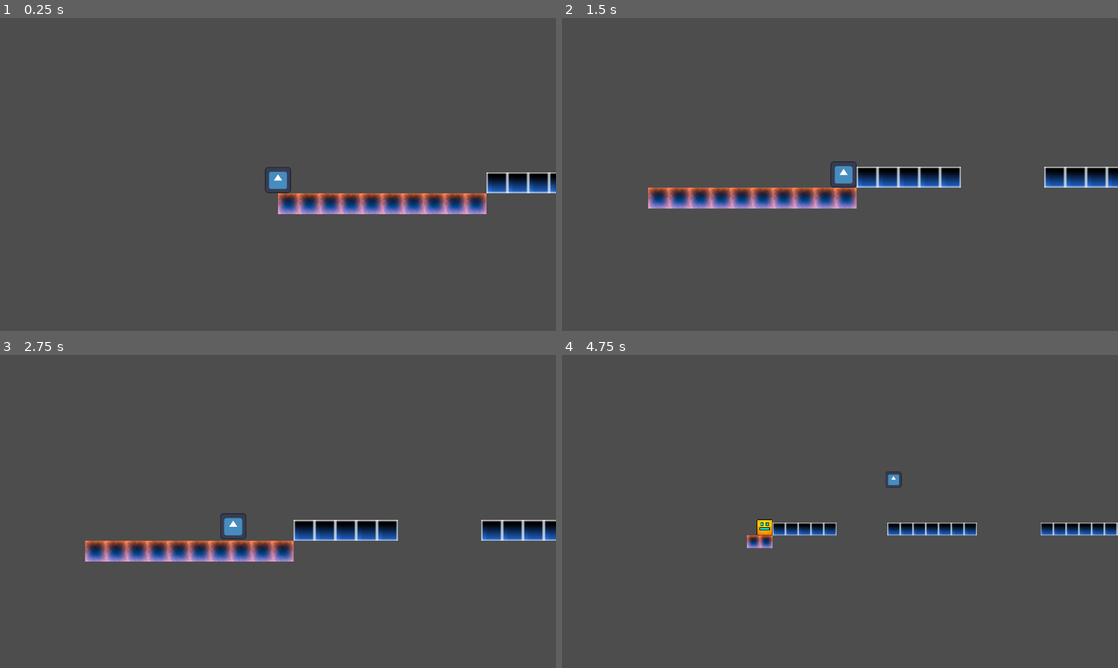
Above: before the commit, frames 1-4 (two rows, left to right).
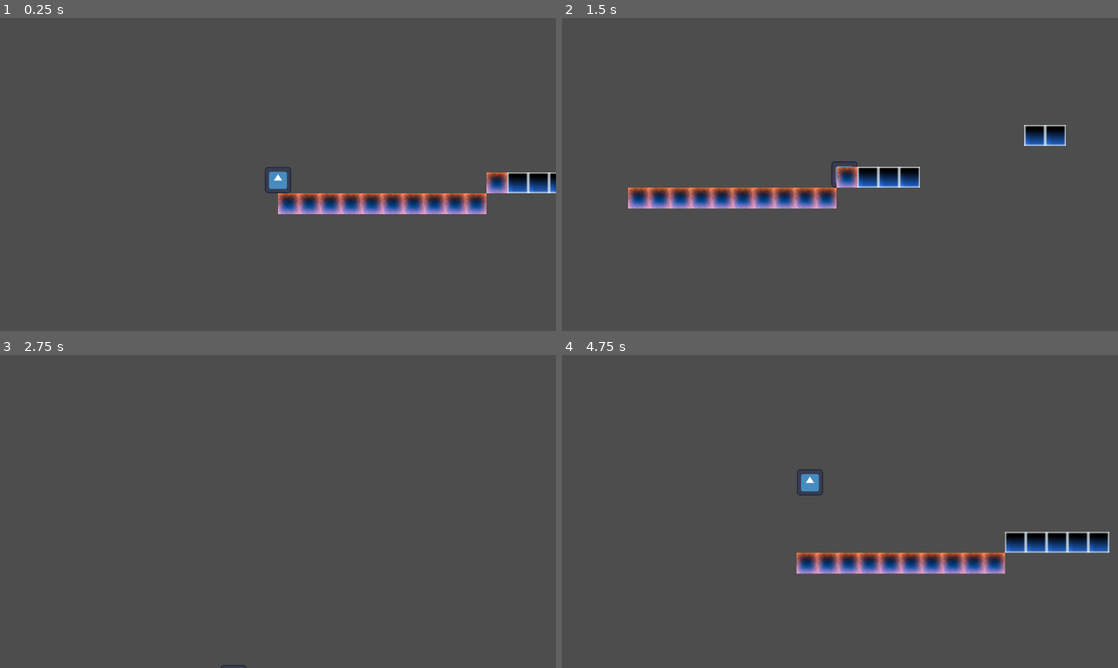
Above: after the commit, the same moments.

Repository: logan03109/second-jame-gam
Game: Godot game, scene res://scenes/Main.tscn
Same seed, same stepped clock (60 frames per second), same inputs: the game is played once before the commit and once after it. The engine's default icon, where the game draws it, is replaced by a stand-in: a white triangle on a blue panel in a dark square.
Inputs:
- Up to frame 1 (0.25 s): no input
- Up to frame 2 (1.5 s): hold D (p1_right) from 0.53 s (still down); tap F (p1_dash) at 0.6 s; tap W (p1_jump) at 0.77 s; tap / (p2_dash) at 1.35 s
- Up to frame 3 (2.75 s): tap W (p1_jump) at 1.52 s; release D (p1_right) at 2.03 s; hold A (p1_left) from 2.03 s (still down); tap Down (p2_down) at 2.1 s
- Up to frame 4 (4.75 s): release A (p1_left) at 2.78 s; hold D (p1_right) 2.78-4.28 s; tap L (p2_join) at 2.85 s; tap W (p1_jump) at 3.02, 3.77, 4.52 s; tap Left (p2_left) at 3.6 s; hold A (p1_left) from 4.28 s (still down); tap Right (p2_right) at 4.35 s

The runs differ from the first frame. In frame 1, 0.2% of the frame differs, in the area x 87-92%, y 49-56%; in frame 2, 3.1%; in frame 3, 4.8%; in frame 4, 6.1%, in the area x 33-100%, y 36-70%.

Commit message:
Add Chunk 4

Diff:
--- a/scenes/Main.tscn
+++ b/scenes/Main.tscn
@@ -2,15 +2,15 @@
 
 [ext_resource type="PackedScene" uid="uid://b03fh2hf2r74d" path="res://scenes/Player_1.tscn" id="1_elqb8"]
 [ext_resource type="Script" uid="uid://dk43w7nwvq0r7" path="res://scripts/main.gd" id="1_rvslj"]
-[ext_resource type="PackedScene" uid="uid://cmxphmyhw0cgv" path="res://scenes/chunk_1.tscn" id="2_rarhs"]
 [ext_resource type="PackedScene" uid="uid://j1etn6qdep6" path="res://scenes/chunk_2.tscn" id="3_c01mt"]
 [ext_resource type="PackedScene" uid="uid://b17if56muo26m" path="res://scenes/safe_chunk.tscn" id="3_vcsgt"]
 [ext_resource type="PackedScene" uid="uid://buevcx4p2sfko" path="res://scenes/chunk_3.tscn" id="4_nxtc6"]
+[ext_resource type="PackedScene" uid="uid://d1oj06hdu16jv" path="res://scenes/chunk_4.tscn" id="5_jlsqs"]
 [ext_resource type="PackedScene" uid="uid://doj1lafa43rle" path="res://scenes/Player_2.tscn" id="5_vcsgt"]
 
 [node name="Node2D" type="Node2D" unique_id=1314541290]
 script = ExtResource("1_rvslj")
-chunk_scenes = Array[PackedScene]([ExtResource("2_rarhs"), ExtResource("3_c01mt"), ExtResource("4_nxtc6")])
+chunk_scenes = Array[PackedScene]([ExtResource("5_jlsqs"), ExtResource("3_c01mt"), ExtResource("4_nxtc6"), ExtResource("5_jlsqs")])
 start_chunk = ExtResource("3_vcsgt")
 
 [node name="GameCamera" type="Camera2D" parent="." unique_id=982389235]
--- a/scenes/chunk_3.tscn
+++ b/scenes/chunk_3.tscn
@@ -26,7 +26,7 @@
 [node name="TileMap" type="TileMap" parent="." unique_id=1182193466]
 tile_set = SubResource("TileSet_h4vka")
 format = 2
-layer_0/tile_data = PackedInt32Array(-65481, 0, 0, -65480, 0 …(295 unchanged characters)… 522, 0, 0, -65521, 0, 0, -65520, 0, 0, -327669, 0, 0, -327668, 0, 0, -196589, 0, 0, -196588, 0, 0, -196587, 0, 0, -65512, 0, 0, -65511, 0, 0, -65510, 0, 0, -65509, 0, 0, 65566, 0, 0, 65567, 0, 0, 65568, 0, 0, 33, 0, 0, 34, 0, 0, -65498, 0, 0, -65497, 0, 0, 65579, 0, 0, 65580, 0, 0, -65488, 0, 0, -65487, 0, 0)
+layer_0/tile_data = PackedInt32Array(-65481, 0, 0, -65480, 0 …(295 unchanged characters)… 522, 0, 0, -65521, 0, 0, -65520, 0, 0, -196589, 0, 0, -196588, 0, 0, -196587, 0, 0, -65512, 0, 0, -65511, 0, 0, -65510, 0, 0, -65509, 0, 0, 65566, 0, 0, 65567, 0, 0, 65568, 0, 0, 33, 0, 0, 34, 0, 0, -65498, 0, 0, -65497, 0, 0, 65579, 0, 0, 65580, 0, 0, -65488, 0, 0, -65487, 0, 0, -262134, 0, 0, -327669, 0, 0, -393204, 0, 0, -458736, 0, 0, -524271, 0, 0, -524270, 0, 0, -524266, 0, 0, -524265, 0, 0, -524264, 0, 0, 65581, 0, 0, -65486, 0, 0)
 
 [node name="SpawnPoint" type="Marker2D" parent="." unique_id=2087327834]
 position = Vector2(0, -16)
--- /dev/null
+++ b/scenes/chunk_4.tscn
@@ -0,0 +1,42 @@
+[gd_scene format=3 uid="uid://d1oj06hdu16jv"]
+
+[ext_resource type="Texture2D" uid="uid://b8ei0qxkov3pa" path="res://assets/Screenshot 2026-06-04 113736.png" id="1_6hmeb"]
+[ext_resource type="Texture2D" uid="uid://bujd5gs24k1tu" path="res://assets/gd block second.png" id="2_cvr14"]
+
+[sub_resource type="TileSetAtlasSource" id="TileSetAtlasSource_8875b"]
+texture = ExtResource("1_6hmeb")
+0:0/0 = 0
+0:0/0/physics_layer_0/polygon_0/points = PackedVector2Array(-8, -8, 8, -8, 8, 8, -8, 8)
+
+[sub_resource type="TileSetAtlasSource" id="TileSetAtlasSource_hcybd"]
+texture = ExtResource("2_cvr14")
+0:0/0 = 0
+
+[sub_resource type="TileSet" id="TileSet_7300w"]
+physics_layer_0/collision_layer = 3
+physics_layer_0/collision_mask = 3
+sources/0 = SubResource("TileSetAtlasSource_8875b")
+sources/1 = SubResource("TileSetAtlasSource_hcybd")
+
+[sub_resource type="RectangleShape2D" id="RectangleShape2D_iysbd"]
+size = Vector2(3, 120.5)
+
+[node name="Chunk" type="Node2D" unique_id=1953445551]
+
+[node name="TileMap" type="TileMap" parent="." unique_id=835326629]
+tile_set = SubResource("TileSet_7300w")
+format = 2
+layer_0/tile_data = PackedInt32Array(-65473, 0, 0, -65472, 0, 0, -65471, 0, 0, -131006, 0, 0, -131004, 0, 0, -131003, 0, 0, -131002, 0, 0, -65466, 0, 0, -65465, 0, 0, -65464, 0, 0, -65536, 1, 0, -65535, 0, 0, -327666, 0, 0, -327665, 0, 0, -327664, 0, 0, -131051, 0, 0, -65514, 0, 0, 23, 0, 0, 24, 0, 0, -524267, 0, 0, -589802, 0, 0, -655337, 0, 0, -655336, 0, 0, -131044, 0, 0, -196579, 0, 0, -262114, 0, 0, -589796, 0, 0, -524259, 0, 0, -458722, 0, 0, -458720, 0, 0, -458721, 0, 0, -458719, 0, 0, -262113, 0, 0, -262112, 0, 0, -262111, 0, 0, -262109, 0, 0, -262108, 0, 0, -262106, 0, 0, -262105, 0, 0, -458717, 0, 0, -458716, 0, 0, -458714, 0, 0, -458713, 0, 0, -262104, 0, 0, -327636, 0, 0, -327635, 0, 0, -327634, 0, 0, -131024, 0, 0, -65487, 0, 0, 50, 0, 0, 51, 0, 0, -65484, 0, 0, -131019, 0, 0, -65486, 0, 0, -65485, 0, 0, -262088, 0, 0, -327623, 0, 0, -393158, 0, 0, -327621, 0, 0, -262084, 0, 0, -65534, 0, 0, -65533, 0, 0, -196599, 0, 0, -196598, 0, 0)
+
+[node name="SpawnPoint" type="Marker2D" parent="." unique_id=1514870045]
+position = Vector2(0, -16)
+
+[node name="EndPoint" type="Marker2D" parent="." unique_id=2128096973]
+position = Vector2(1168, -16)
+
+[node name="checkpoint" type="Area2D" parent="." unique_id=834651495]
+position = Vector2(1130, -42)
+
+[node name="CollisionShape2D" type="CollisionShape2D" parent="checkpoint" unique_id=383210356]
+position = Vector2(35.5, -17.25)
+shape = SubResource("RectangleShape2D_iysbd")
